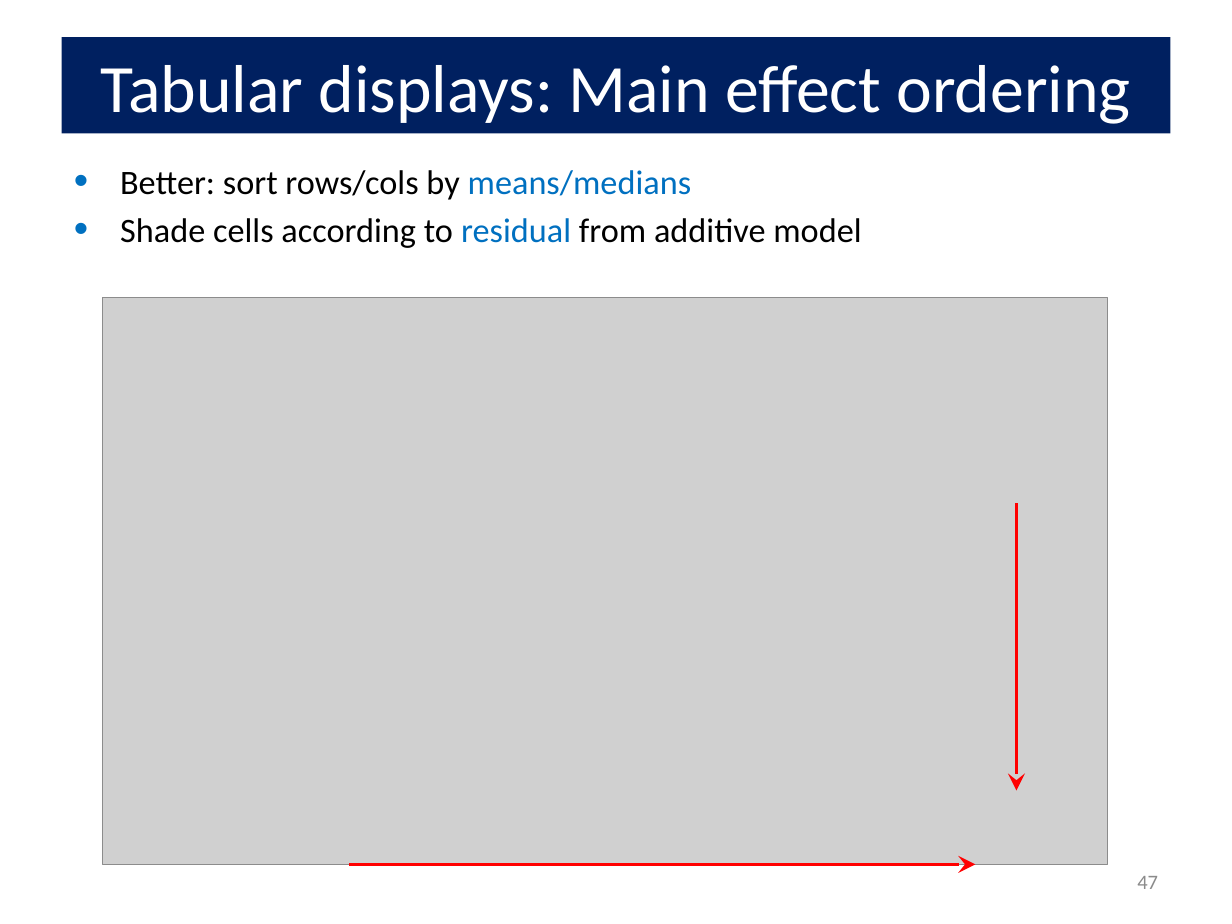
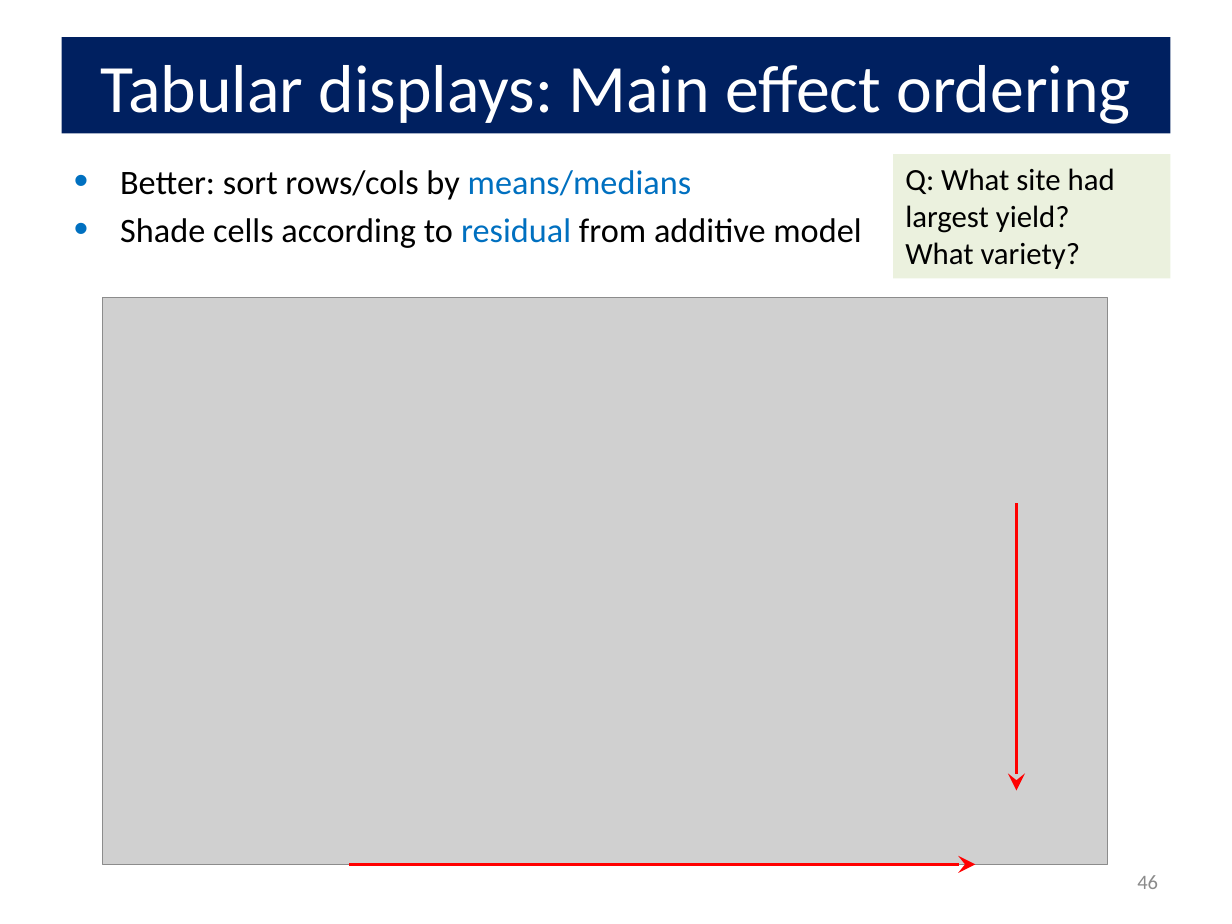
Before and after one commit to friendly/psy6136, a slide deck: slide 46 of lectures/01-Overview.pptx (slide 47 before the commit). Drawn at 1232x924 pixels with LibreOffice and Linux fonts; fonts in the diff are those of the drawing; grey boxes stand for pictures. Boxes give left, top, right and bottom in pixels: in the first picture for what was removed or moved away, otherwise in the second. Text is boxed around its words. In the diff, an @@ line names an element or a change of style, - is before the commit and + after.

```diff
--- a/lectures/01-Overview.pptx
+++ b/lectures/01-Overview.pptx
@@ rectangle added at [893,154,1170,278], fill #EBF1DE, 18 pt, text #000000 @@
+Q: What site had largest yield?
+What variety?
@@ page number at [1137,875,1158,889]: text changed @@
-47
+46
```
Also in this commit, not shown: 15 other slides changed, 2 slides added, 1 slide removed, 7 other files.
